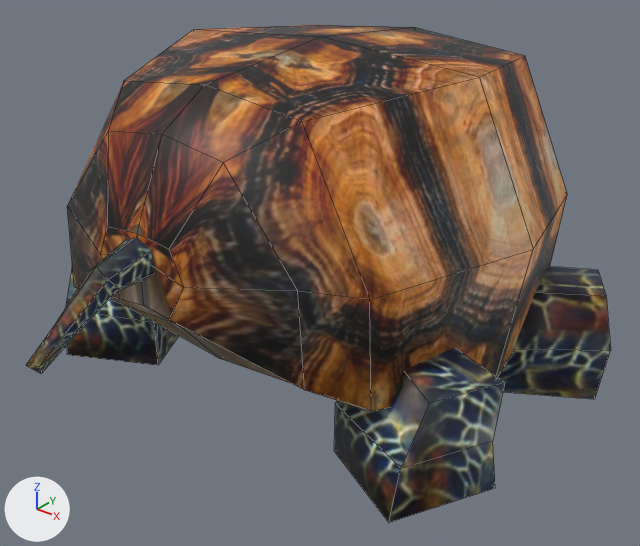
The FBX model Proyecto_Unity/Assets/Models/Animales/Tortuga 02.fbx, before and after one commit.
Both versions are drawn from a camera (50 mm lens) standing at (0.0317, 0.0103, 0.0274) and looking at (0.0009, 0.0489, 0.0035). Arrows for +X, +Y and +Z are at lower left; the lights stay in place. Mesh edges are drawn as thin lines. Where no turn or scale is listed for an object, it has been applied to the vertices.

The older version as bpy lines, for what is in view:
```python
me_tortuga02 = bpy.data.meshes.new('Tortuga02')
me_tortuga02.from_pydata(...)  # 142 vertices, 124 faces; spans x -0.0168..0.0166, y -0.0214..0.0205, z -0.0032..0.0176
me_tortuga02.materials.append(mat_tortuga__tortuga_uvs_png)  # picture img_tortuga_uvs_png
ob_tortuga02 = bpy.data.objects.new('Tortuga02', me_tortuga02)
ob_tortuga02.location = (0.0, 0.05021, 0.0)
```
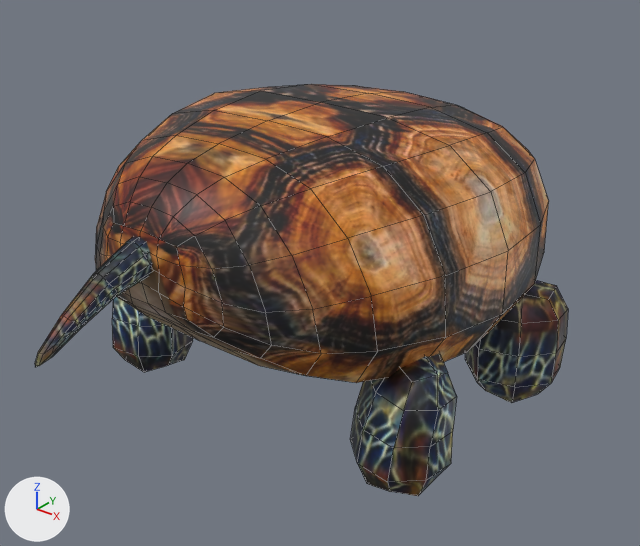
Location of each change, [x1, y1, x2, y2] in pixels of the pictures (640 x 546 px):
```json
{"object": "Tortuga02", "change": "reshaped", "before": [26, 25, 611, 522], "after": [35, 84, 568, 496], "on screen": "9% narrower, 17% shorter"}
{"part": 1, "of": "me_tortuga02", "change": "rebuilt", "before": [67, 25, 567, 411], "after": [95, 84, 549, 383], "on screen": "9% narrower, 22% shorter"}
{"part": 2, "of": "me_tortuga02", "change": "rebuilt", "before": [26, 237, 153, 373], "after": [35, 237, 152, 367], "on screen": "8% narrower"}
{"part": 3, "of": "me_tortuga02", "change": "rebuilt", "before": [334, 348, 505, 522], "after": [351, 354, 457, 496], "on screen": "38% narrower, 18% shorter"}
{"part": 4, "of": "me_tortuga02", "change": "rebuilt", "before": [65, 265, 179, 365], "after": [112, 297, 193, 372]}
{"part": 5, "of": "me_tortuga02", "change": "rebuilt", "before": [497, 266, 611, 399], "after": [465, 280, 568, 403]}
```

Scene script edits in JSON lines:
```json
{"block": "me_tortuga02", "where": "# used by ob_tortuga02; location = (0.0, 0.05021, 0.0)"}
{"op": "remove", "block": "me_tortuga02", "code": "me_tortuga02.from_pydata(...)  # 142 vertices, 124 faces; spans x -0.0168..0.0166, y -0.0214..0.0205, z -0.0032..0.0176"}
{"op": "add", "block": "me_tortuga02", "code": "me_tortuga02.from_pydata(...)  # 544 vertices, 520 faces; spans x -0.0138..0.0136, y -0.021..0.0204, z -0.0052..0.0138"}
{"block": "me_tortuga02", "change": "me_tortuga02 part 1: the loose piece of 58 vertices spanning x -0.0143..0.0141, y -0.0144..0.0138, z -0.0006..0.0176 is rebuilt with 226 vertices and now spans x -0.0129..0.0127, y -0.0144..0.0138, z -0.0002..0.0138"}
{"block": "me_tortuga02", "change": "me_tortuga02 part 2: the loose piece of 18 vertices spanning x -0.0012..0.001, y -0.0214..-0.0117, z 0.0054..0.0107 is rebuilt with 63 vertices and now spans x -0.0012..0.001, y -0.021..-0.0118, z 0.0058..0.0106"}
{"block": "me_tortuga02", "change": "me_tortuga02 part 3: the loose piece of 12 vertices spanning x 0.0072..0.0157, y -0.0108..-0.0022, z -0.0032..0.0032 is rebuilt with 42 vertices and now spans x 0.0073..0.0129, y -0.0084..-0.0028, z -0.0052..0.0033"}
{"block": "me_tortuga02", "change": "me_tortuga02 part 4: the loose piece of 12 vertices spanning x -0.0159..-0.0074, y -0.0108..-0.0022, z -0.0032..0.0032 is rebuilt with 42 vertices and now spans x -0.0131..-0.0075, y -0.0084..-0.0028, z -0.0052..0.0033"}
{"block": "me_tortuga02", "change": "me_tortuga02 part 5: the loose piece of 12 vertices spanning x 0.0069..0.0166, y 0.0024..0.0119, z -0.0032..0.0032 is rebuilt with 42 vertices and now spans x 0.0074..0.0136, y 0.0035..0.0095, z -0.0052..0.0033"}
```
